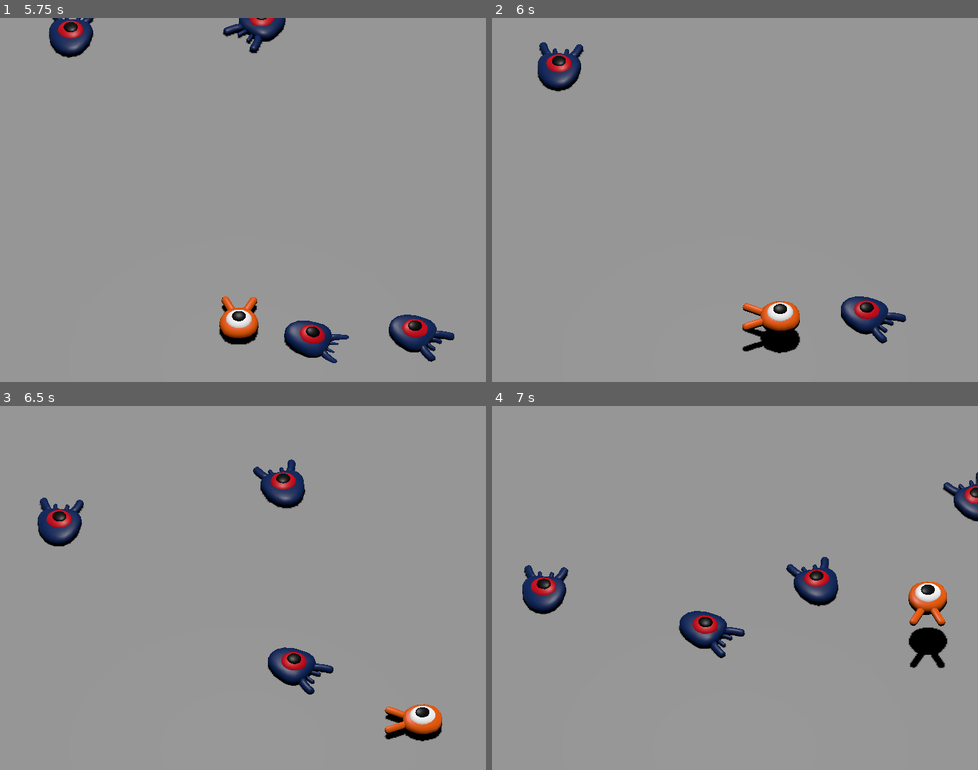
Above: before the commit, frames 1-4 (two rows, left to right).
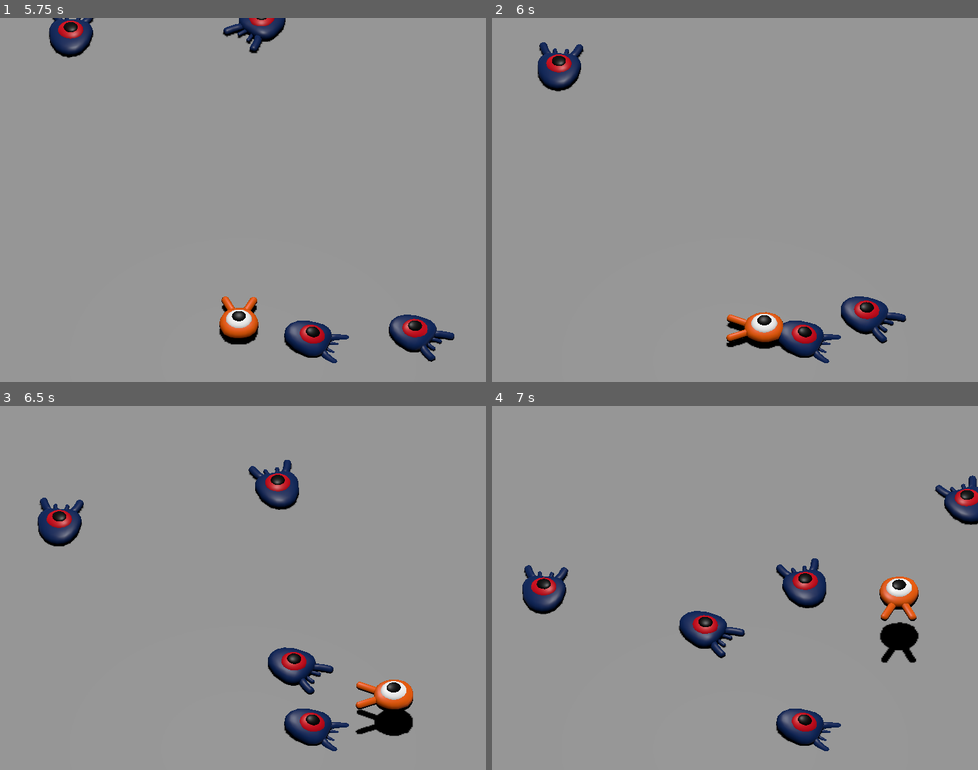
Above: after the commit, the same moments.

Repository: Roujon2/ProtoRat
Game: Godot game, scene res://scenes/main.tscn
Two runs of this game, one before a commit and one after it. Both use one fixed random seed, a clock stepped at 60 frames per second and the inputs below.
Inputs:
- Up to frame 1 (5.75 s): hold Right (move_right) 0.53-1.28 s; tap Space (jump) at 0.77, 1.52, 3.02, 3.77, 4.52 s; hold Down (move_back) 1.28-2.03 s; hold Right (move_right) 2.03-2.78 s; hold Up (move_forward) 2.78-3.53 s; hold Left (move_left) 3.53-5.03 s; hold Down (move_back) from 5.03 s (still down)
- Up to frame 2 (6 s): release Down (move_back) at 5.78 s; hold Right (move_right) from 5.78 s (still down)
- Up to frame 3 (6.5 s): keep holding Right (move_right); tap Space (jump) at 6.02 s
- Up to frame 4 (7 s): release Right (move_right) at 6.53 s; hold Up (move_forward) from 6.53 s (still down); tap Space (jump) at 6.77 s

Frame 1 is identical in both runs. In frame 2, 2.1% of the frame differs, in the area x 48-72%, y 77-95%; in frame 3, 3.6%; in frame 4, 5.2%, in the area x 58-100%, y 18-95%.

Commit message:
👽 live and die by the blade

Diff:
--- a/scenes/main.tscn
+++ b/scenes/main.tscn
@@ -83,4 +83,5 @@
 wait_time = 0.5
 autostart = true
 
+[connection signal="hit" from="Player" to="." method="_on_player_hit"]
 [connection signal="timeout" from="MobTimer" to="." method="_on_mob_timer_timeout"]
--- a/scenes/rat.tscn
+++ b/scenes/rat.tscn
@@ -1,10 +1,14 @@
-[gd_scene load_steps=4 format=3 uid="uid://coh1uiwnobmfs"]
+[gd_scene load_steps=5 format=3 uid="uid://coh1uiwnobmfs"]
 
 [ext_resource type="Script" uid="uid://d24i4emc6lwpp" path="res://scripts/rat.gd" id="1_77a1s"]
 [ext_resource type="PackedScene" uid="uid://d0ypm0v45pwdv" path="res://art/player.glb" id="1_pmwci"]
 
 [sub_resource type="SphereShape3D" id="SphereShape3D_1l88y"]
 radius = 1.15
+
+[sub_resource type="CylinderShape3D" id="CylinderShape3D_77a1s"]
+height = 0.2055664
+radius = 1.0429688
 
 [node name="Player" type="CharacterBody3D"]
 collision_mask = 6
@@ -18,3 +22,14 @@
 [node name="CollisionShape3D" type="CollisionShape3D" parent="."]
 transform = Transform3D(1, 0, 0, 0, 1, 0, 0, 0, 1, 0, 1.1463597, 0)
 shape = SubResource("SphereShape3D_1l88y")
+
+[node name="MobDetector" type="Area3D" parent="."]
+collision_layer = 0
+collision_mask = 2
+monitorable = false
+
+[node name="CollisionShape3D" type="CollisionShape3D" parent="MobDetector"]
+transform = Transform3D(1, 0, 0, 0, 1, 0, 0, 0, 1, 0, 0.6654868, 0)
+shape = SubResource("CylinderShape3D_77a1s")
+
+[connection signal="body_entered" from="MobDetector" to="." method="_on_mob_detector_body_entered"]
--- a/scripts/main.gd
+++ b/scripts/main.gd
@@ -19,3 +19,7 @@
 
 	# Spawn the mob by adding it to the Main scene.
 	add_child(mob)
+
+
+func _on_player_hit() -> void:
+	$MobTimer.stop()
--- a/scripts/rat.gd
+++ b/scripts/rat.gd
@@ -1,4 +1,5 @@
 extends CharacterBody3D
+signal hit
 
 # How fast the player moves in meters per second.
 @export var speed = 14
@@ -62,7 +63,7 @@
 		if collision.get_collider().is_in_group("mob"):
 			var mob = collision.get_collider()
 			# we check that we are hitting it from above.
-			if Vector3.UP.dot(collision.get_normal()) > 0.1:
+			if Vector3.UP.dot(collision.get_normal()) > 0.8:
 				# If so, we squash it and bounce.
 				mob.squash()
 				target_velocity.y = bounce_impulse
@@ -72,3 +73,11 @@
 	# Moving the Character
 	velocity = target_velocity
 	move_and_slide()
+
+func die():
+	hit.emit()
+	queue_free()
+
+
+func _on_mob_detector_body_entered(body: Node3D) -> void:
+	die()
Not shown: 1 places in scenes/main.tscn that only renumber resources
